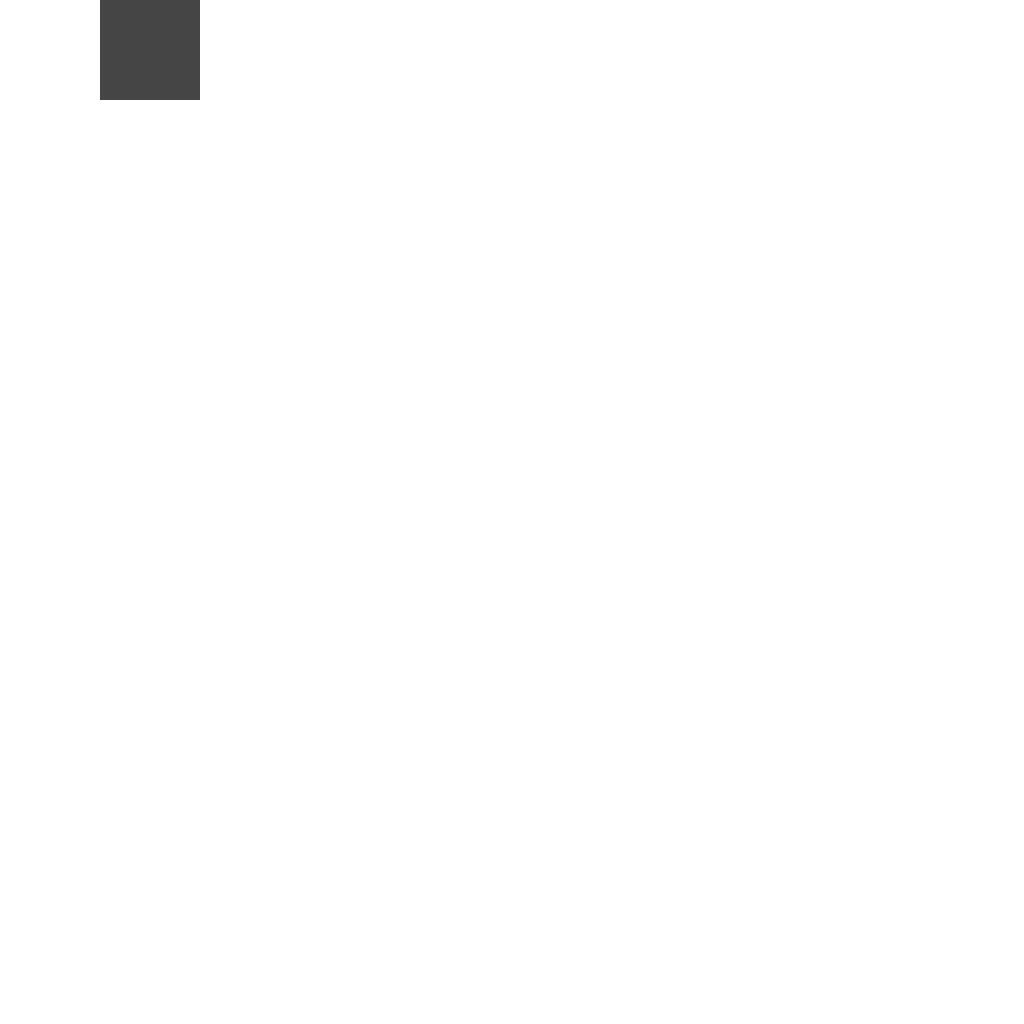
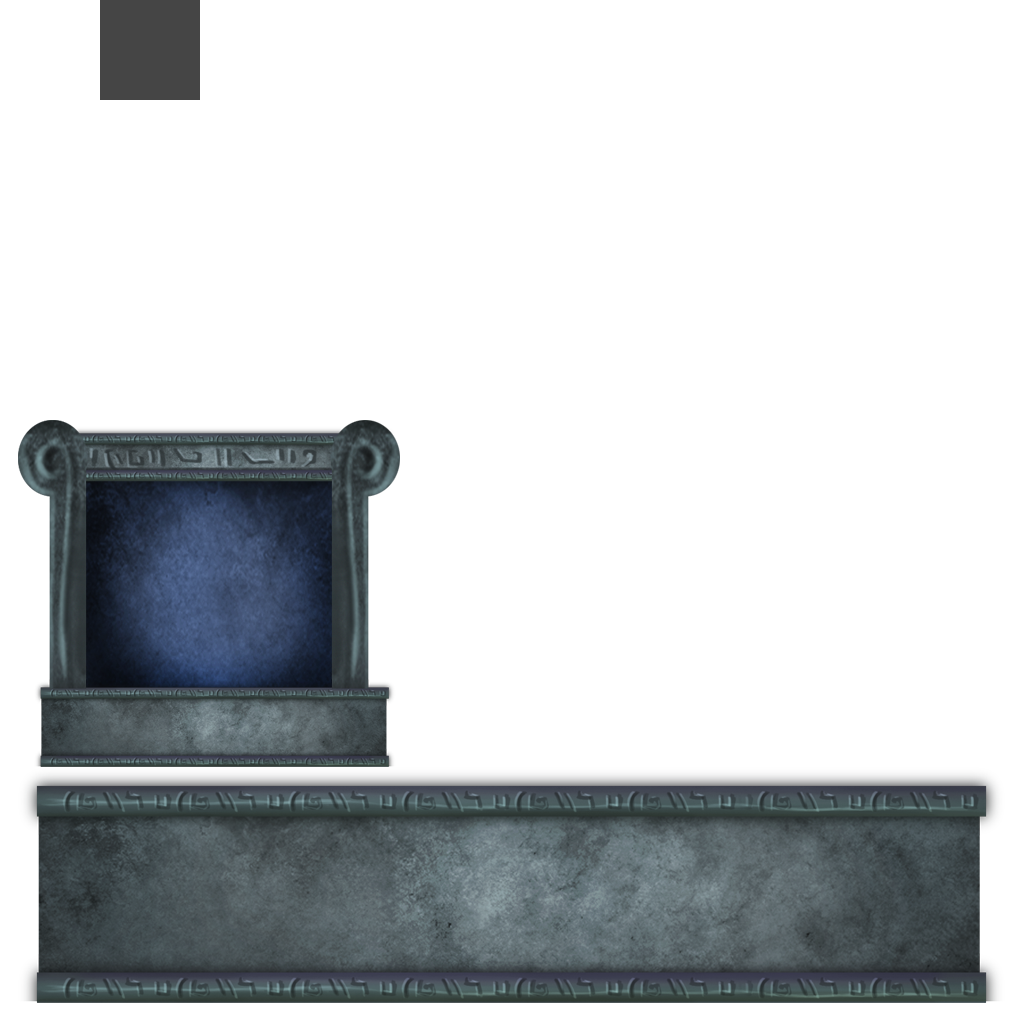
Layered file, before and after one edit (1024×1024). Changes by layer:
added layer "Layer 5 copy 3" above "Layer 5 copy" over box(18, 420, 400, 767)
added layer "Layer 5 copy" above "Layer 1" over box(68, 466, 351, 722)
added layer "Layer 1" above "Rectangle 2" over box(21, 770, 1002, 1003)
